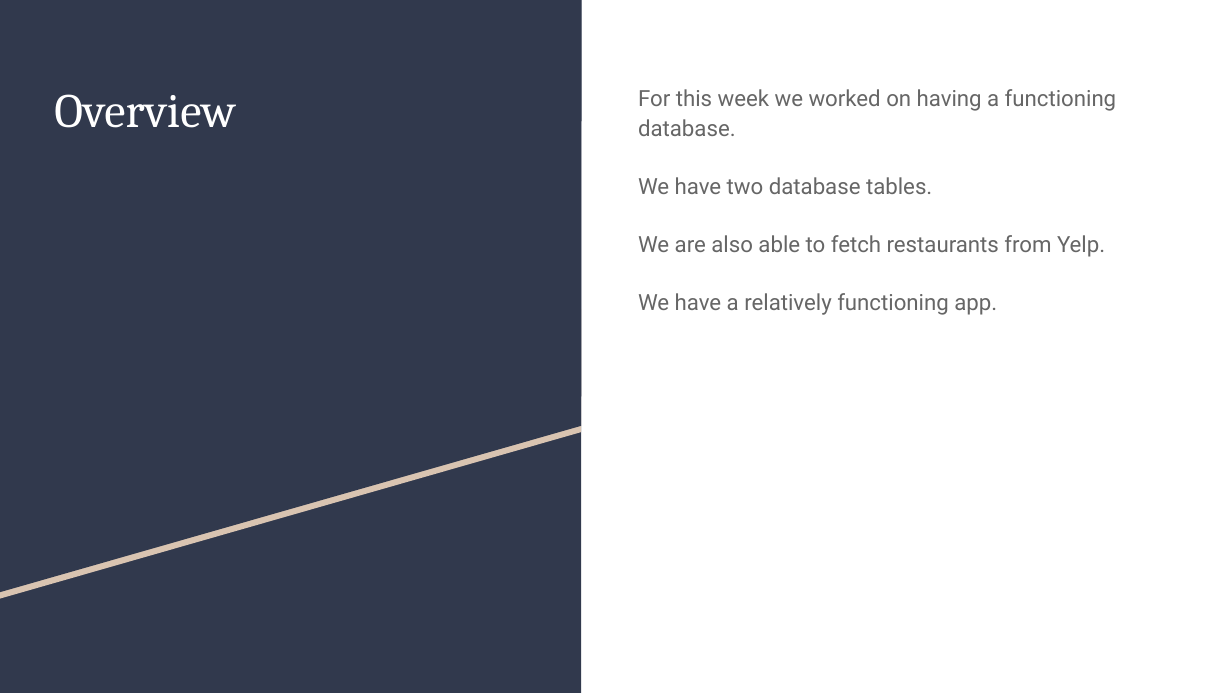
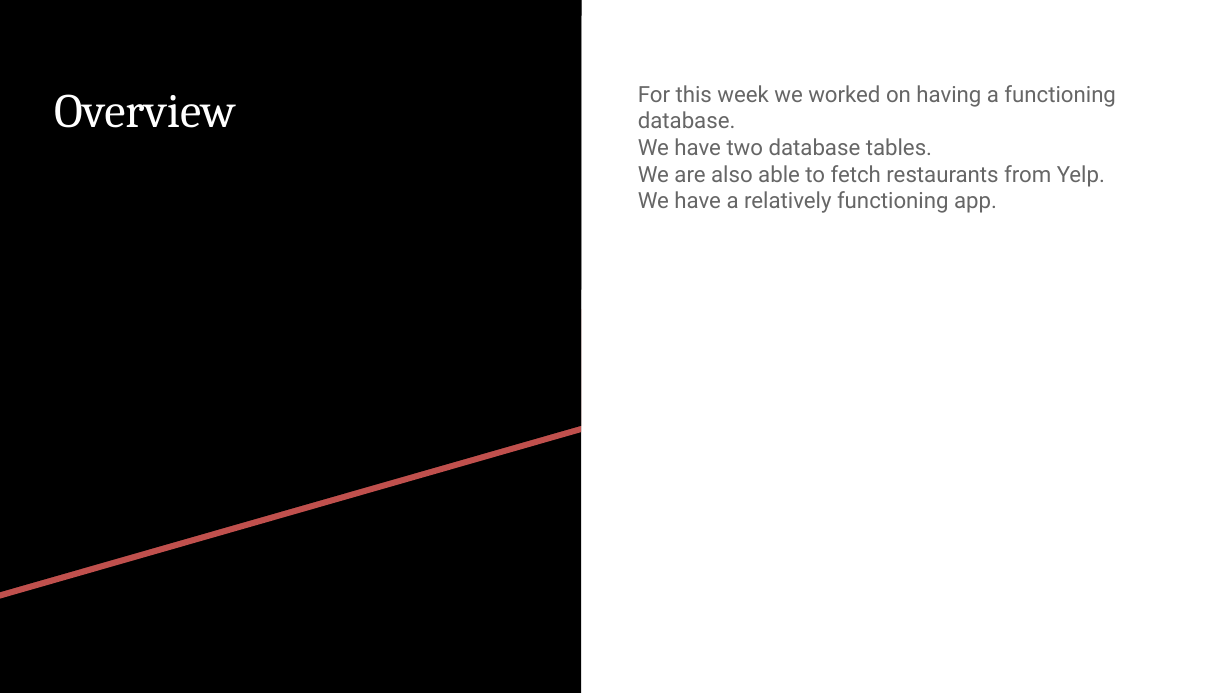
Before and after one commit to anti-dave/Restaurant_Diary, a slide deck: slide 2 of progress/11_16_week2/Progress Week 2.pptx. Drawn at 1232x693 pixels with LibreOffice and Linux fonts; fonts in the diff are those of the drawing. Boxes give left, top, right and bottom in pixels: in the first picture for what was removed or moved away, otherwise in the second. Text is boxed around its words. In the diff, an @@ line names an element or a change of style, - is before the commit and + after.

```diff
--- a/progress/11_16_week2/Progress Week 2.pptx
+++ b/progress/11_16_week2/Progress Week 2.pptx
@@ rectangle at (0,0,582,692): fill #31394D to #000000 @@
@@ freeform shape at (0,0,582,593): fill #31394D to #000000 @@
@@ freeform shape at (0,6,582,599): fill #D9C4B1 to #C0504D @@
@@ text "For this week we worked ..." at (638,85,1115,213): line spacing 1.15 to 1; less space between paragraphs @@
```
Also in this commit, not shown: 6 other slides changed.
